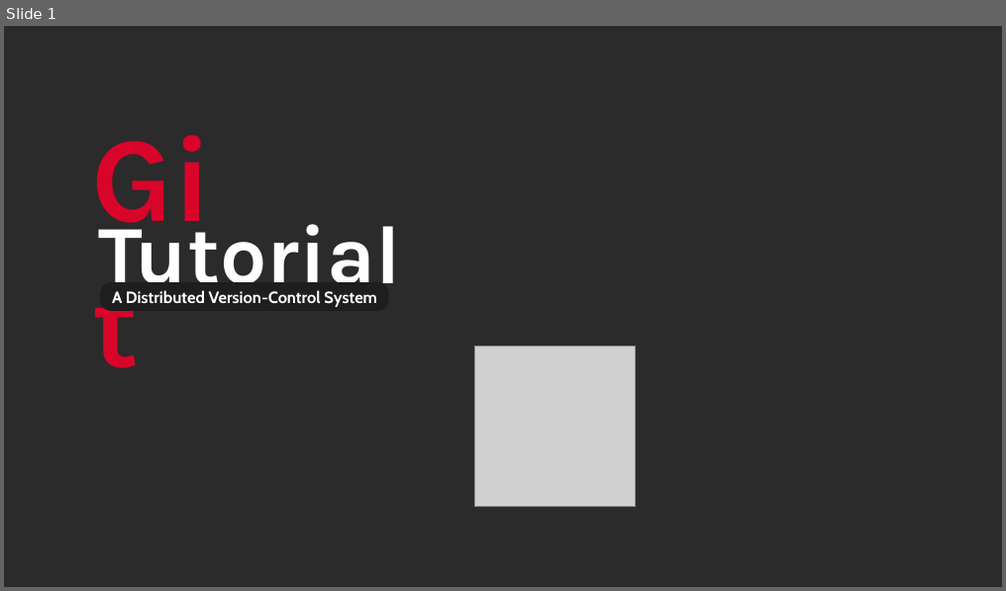
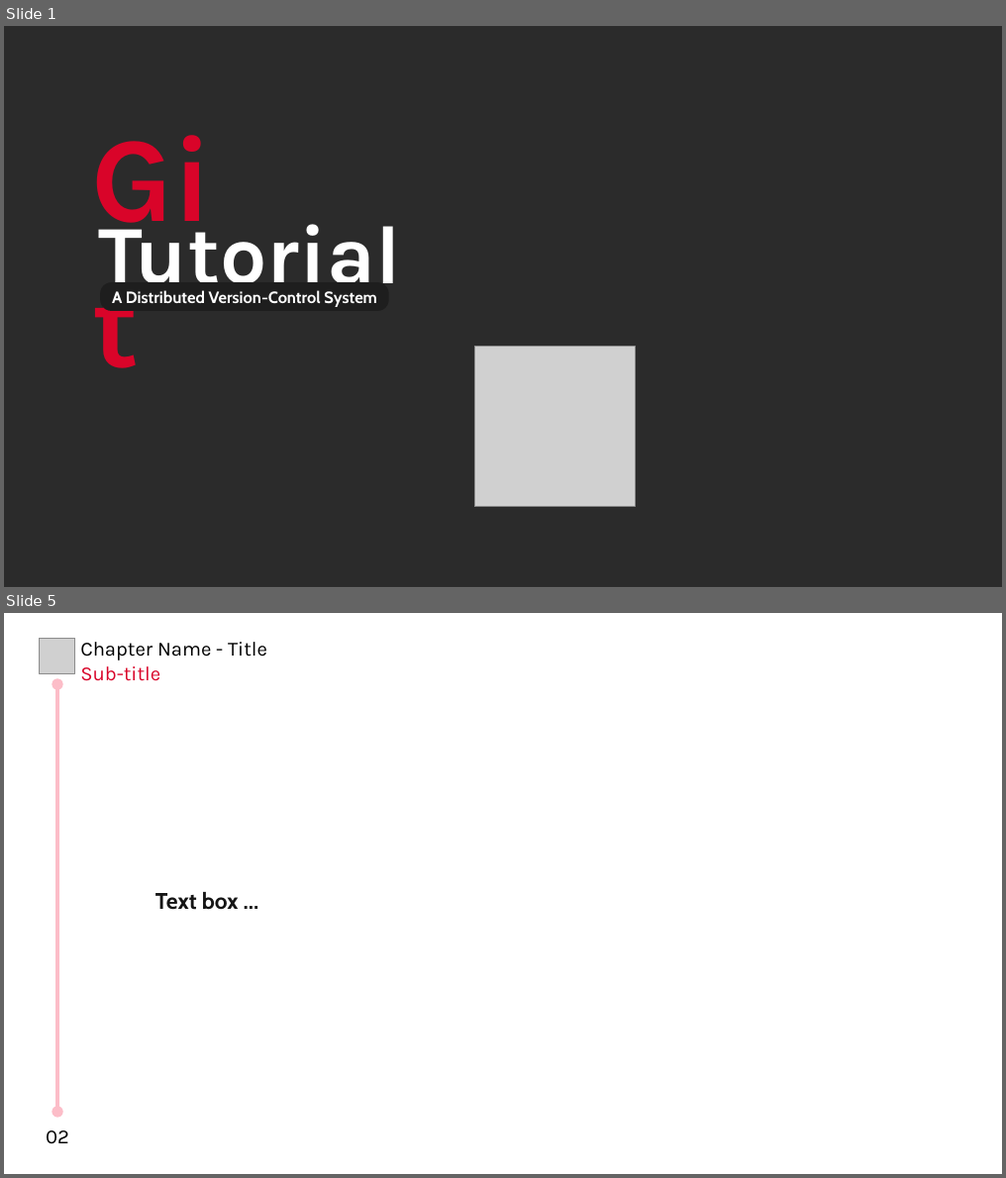
Before and after one commit to MHBahrampour/git-presentation-files, a slide deck: Template.odp. Shown one above the other, each under a label of ours: slide 1 before the commit, slides 1 and 5 after it; the slides between them are not shown. The pictures are 1006x591 and 1006x1178 pixels, drawn with LibreOffice and Linux fonts; fonts in the diff are those of the drawing; grey boxes stand for pictures; background and template pictures are left out; a plain dark background stands for a picture behind light text. Boxes give left, top, right and bottom in pixels: in the first picture for what was removed or moved away, otherwise in the second. Text is boxed around its words. In the diff, an @@ line names an element or a change of style, - is before the commit and + after.

```diff
--- a/Template.odp
+++ b/Template.odp
@@ slide 5 added at box(4, 613, 1002, 1174), background #FFFFFF @@
@@ picture added at box(40, 639, 74, 673) @@
@@ text added at box(80, 642, 267, 681), 16 pt, text #000000 @@
+Chapter Name - Title
+Sub-title
@@ double arrow added from (57, 684) to (57, 1112), #FCBDC8 3 pt @@
@@ text added at box(155, 892, 239, 910), 18 pt, text #151515, bold @@
+Text box ...
@@ text added at box(46, 1131, 69, 1144), 16 pt, text #000000 @@
+02
```
Also in this commit, not shown: 1 slide changed, 3 other slides added, 5 slides removed.
